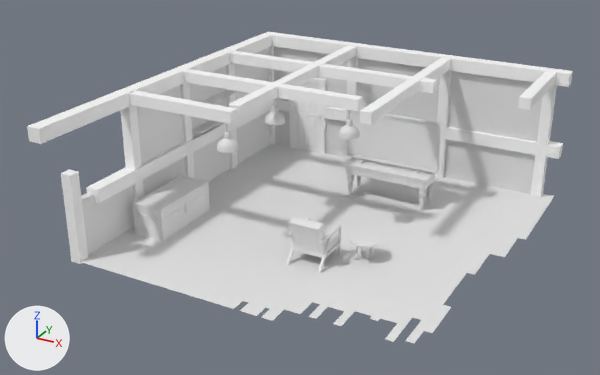
The FBX model Assets/_Game/Modelos/H2.1/TV.fbx: old version first, new version second.
The view is the same before and after, from a 50 mm camera at (9.37, -18.85, 10.37) aimed at (-0.5, -0.91, 1.4). The axes (+X, +Y, +Z) are drawn at lower left. The lights are the same throughout. The older version comes first. Where no turn or scale is listed for an object, it has been applied to the vertices.
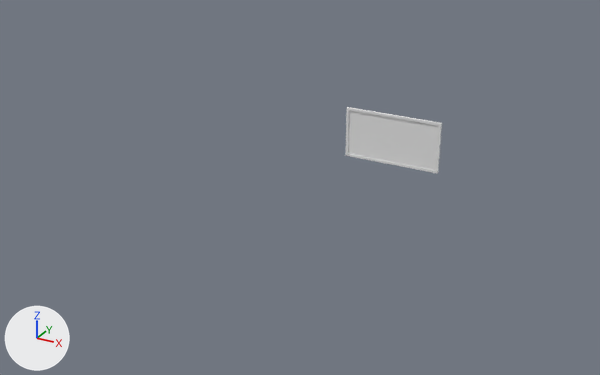
Not visible in the pictures: 'Repisa2.001', 'Repisa1'.

Pixel boxes (x1, y1, x2, y2) of what changed, in the pictures (600 x 375 px):
'Piso', deleted
    before: (81, 144, 554, 343)
'Madera.002', deleted
    before: (27, 32, 573, 264)
'paredes', deleted
    before: (81, 47, 542, 254)
'Baul', deleted
    before: (133, 175, 210, 241)
'Puerta', deleted
    before: (293, 82, 321, 153)
'Cube', deleted
    before: (344, 157, 436, 189)
'Cojin2', deleted
    before: (289, 216, 327, 255)
'Madera', deleted
    before: (286, 217, 341, 273)
'Marco', deleted
    before: (289, 78, 326, 154)
'Mesita', deleted
    before: (349, 232, 381, 247)
'Lampara1.002', deleted
    before: (217, 132, 239, 153)
'Lampara1', deleted
    before: (339, 119, 360, 140)
'Patas1', deleted
    before: (347, 176, 434, 209)
'Lampara1.001', deleted
    before: (265, 106, 285, 126)
'Repisa2', deleted
    before: (202, 90, 237, 104)
'Repisa1.001', deleted
    before: (192, 120, 222, 133)
'Cube.014', deleted
    before: (387, 175, 409, 185)
'Cube.002', deleted
    before: (364, 170, 385, 180)
'Cojin1', deleted
    before: (323, 231, 338, 254)
'mesitaNoche', deleted
    before: (355, 246, 374, 263)
'Patas0', deleted
    before: (347, 174, 434, 193)
'Patas', deleted
    before: (361, 159, 420, 174)
'Lampara.002', deleted (mostly hidden)
    before: (226, 123, 228, 132)
'Picaporte', deleted
    before: (318, 114, 321, 121)
'Lampara.001', deleted (mostly hidden)
    before: (274, 99, 276, 106)

The change in detail:
Object 'Lampara.002' (ob_lampara_002) is deleted.
Object 'Puerta' (ob_puerta) is deleted.
Object 'Repisa2.001' (ob_repisa2_001) is deleted.
Object 'paredes' (ob_paredes) is deleted.
Object 'mesitaNoche' (ob_mesitanoche) is deleted.
Object 'Patas' (ob_patas) is deleted.
Object 'Repisa2' (ob_repisa2) is deleted.
Object 'Patas1' (ob_patas1) is deleted.
Object 'Cube.014' (ob_cube_014) is deleted.
Object 'Piso' (ob_piso) is deleted.
Object 'Madera' (ob_madera) is deleted.
Object 'Lampara1.001' (ob_lampara1_001) is deleted.
Object 'Picaporte' (ob_picaporte) is deleted.
Object 'Madera.002' (ob_madera_002) is deleted.
Object 'Lampara1' (ob_lampara1) is deleted.
Object 'Baul' (ob_baul) is deleted.
Object 'Cojin2' (ob_cojin2) is deleted.
Object 'Lampara.001' (ob_lampara_001) is deleted.
Object 'Marco' (ob_marco) is deleted.
Object 'Lampara1.002' (ob_lampara1_002) is deleted.
Object 'Cube.002' (ob_cube_002) is deleted.
Object 'Cojin1' (ob_cojin1) is deleted.
Object 'Repisa1' (ob_repisa1) is deleted.
Object 'Cube' (ob_cube) is deleted.
Object 'Mesita' (ob_mesita) is deleted.
Object 'Patas0' (ob_patas0) is deleted.
Object 'Repisa1.001' (ob_repisa1_001) is deleted.
